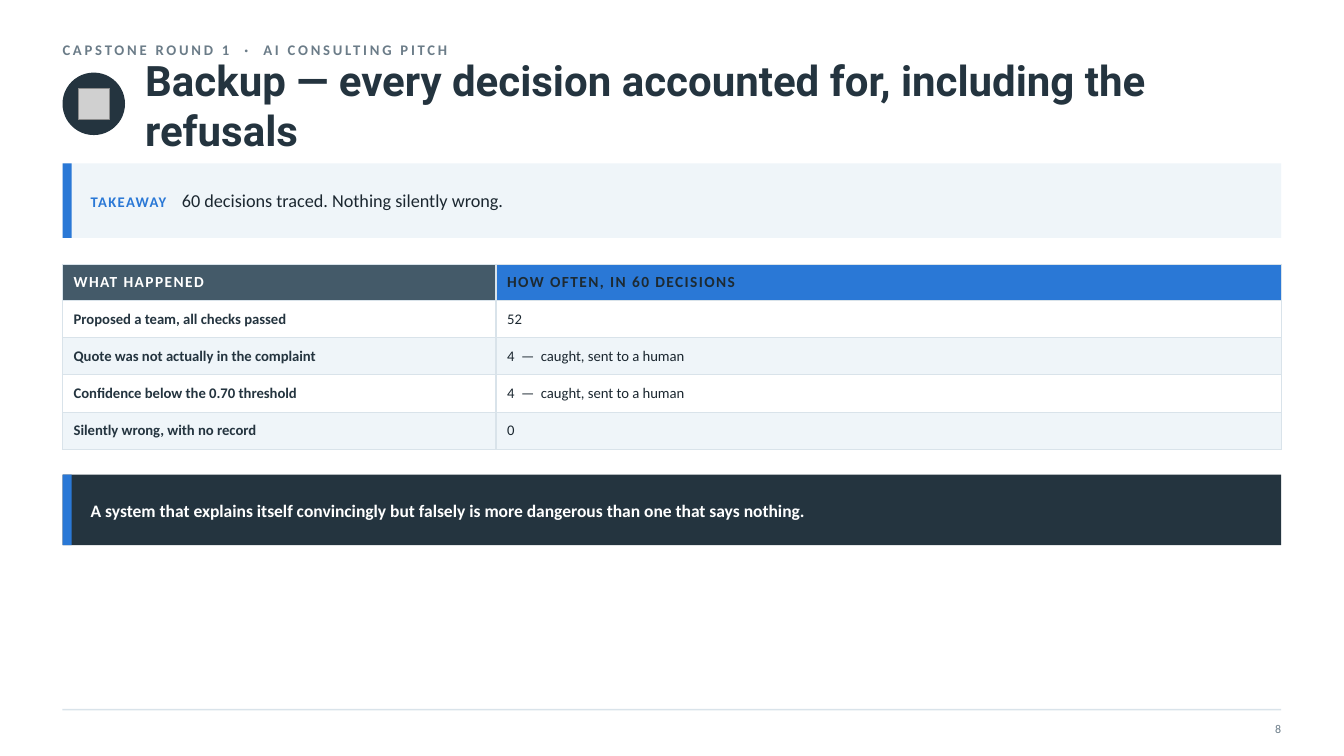
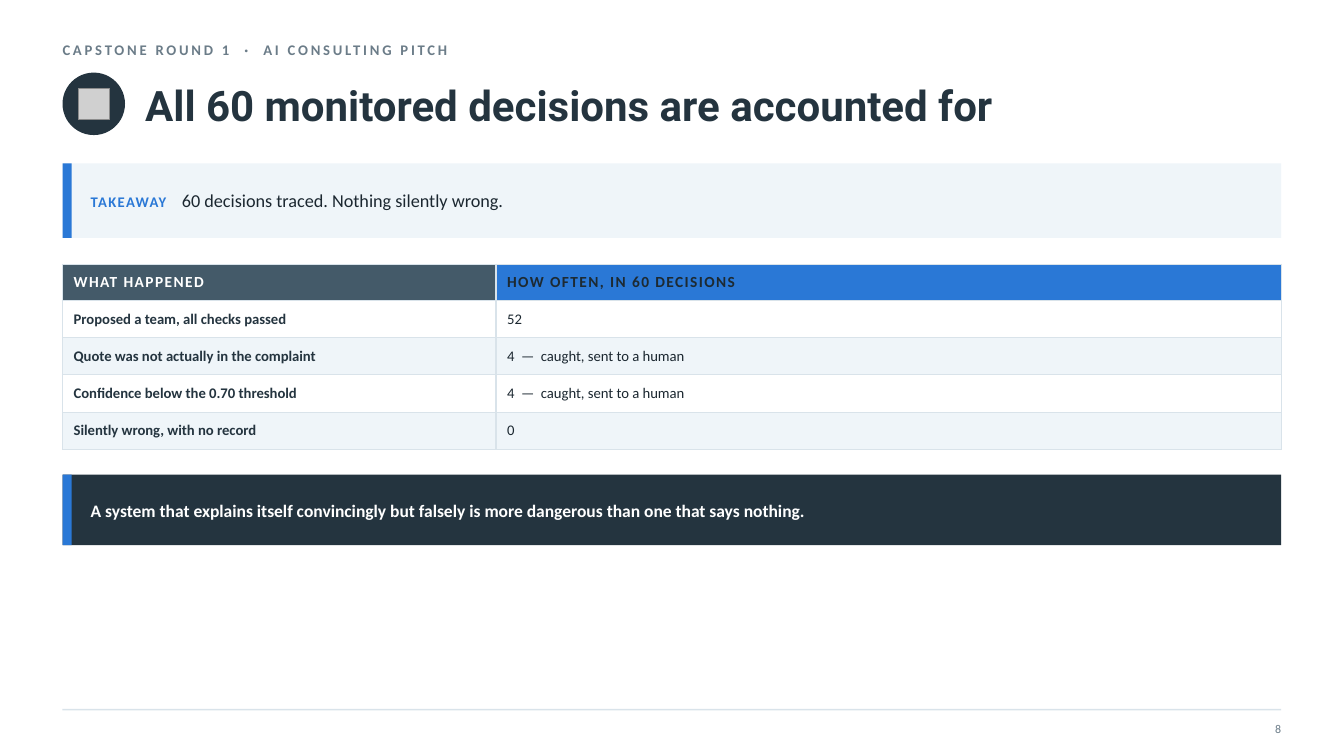
Before and after one commit to nyelugo/PROJECT-Capstone-AI-Consulting, a slide deck: slide 9 of presentation/round1_pitch.pptx (slide 10 before the commit). Drawn at 1344x756 pixels with LibreOffice and Linux fonts; fonts in the diff are those of the drawing; grey boxes stand for pictures. Boxes give left, top, right and bottom in pixels: in the first picture for what was removed or moved away, otherwise in the second. Text is boxed around its words. In the diff, an @@ line names an element or a change of style, - is before the commit and + after.

```diff
--- a/presentation/round1_pitch.pptx
+++ b/presentation/round1_pitch.pptx
@@ text at (145,89,992,122): text changed @@
-Backup — every decision accounted for, including the refusals
+All 60 monitored decisions are accounted for
```
Also in this commit, not shown: 12 other slides changed, 1 slide removed, 1 other file.
